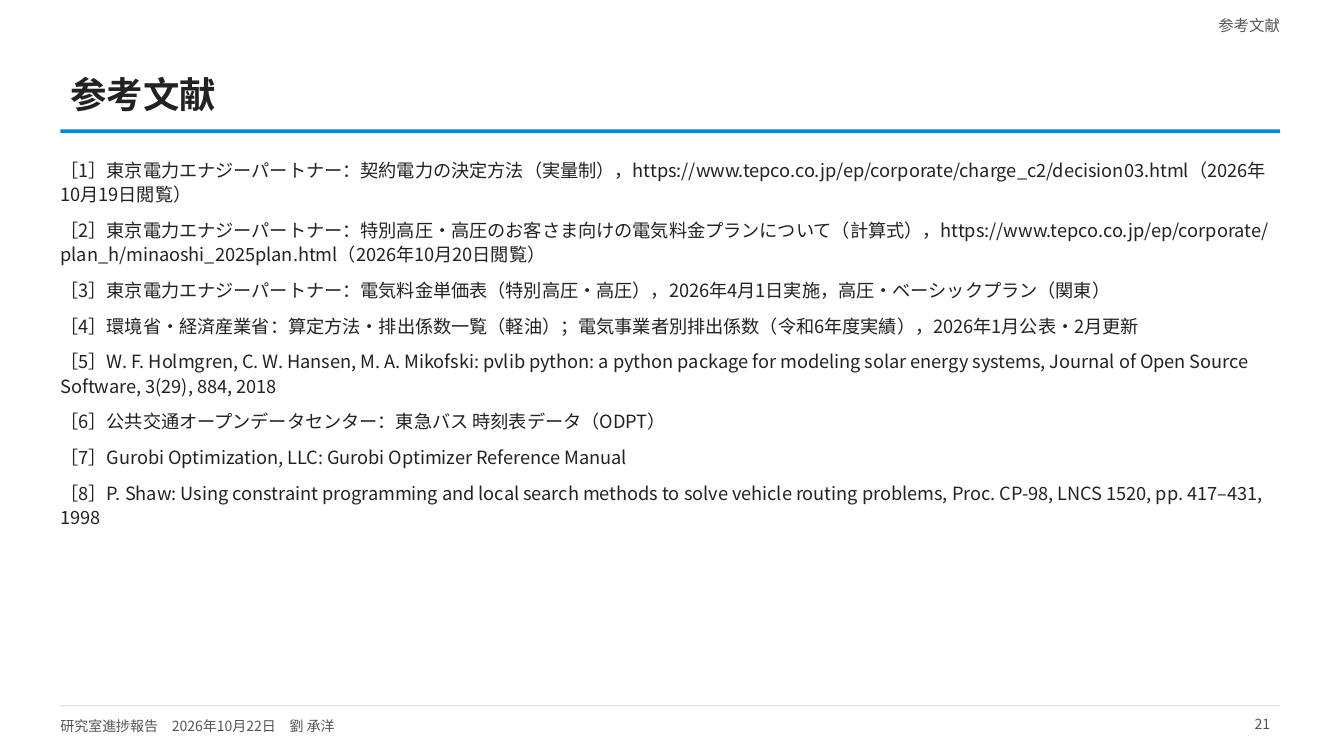
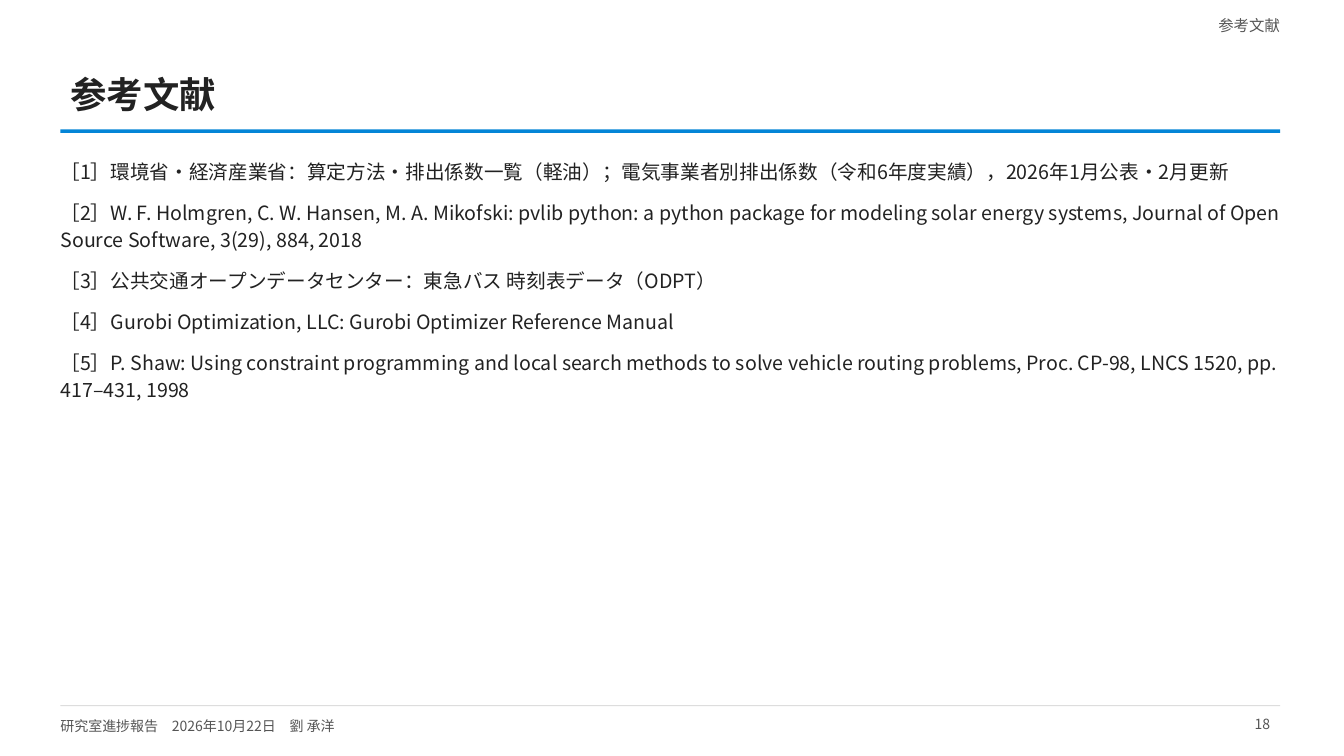
Before and after one commit to CYLIU2003/master-course, a slide deck: slide 18 of outcome/2026-10-22_lab_progress/lab_progress_20261022.pptx (slide 21 before the commit). Drawn at 1344x756 pixels with LibreOffice and Linux fonts; fonts in the diff are those of the drawing. Boxes give left, top, right and bottom in pixels: in the first picture for what was removed or moved away, otherwise in the second. Text is boxed around its words. In the diff, an @@ line names an element or a change of style, - is before the commit and + after.

```diff
--- a/outcome/2026-10-22_lab_progress/lab_progress_20261022.pptx
+++ b/outcome/2026-10-22_lab_progress/lab_progress_20261022.pptx
@@ text at <box>60,162,1280,401</box>: text changed; size 13 to 14 pt @@
-［1］東京電力エナジーパートナー：契約電力の決定方法（実量制），https://www.tepco.co.jp/ep/corporate/charge_c2/decision03.html（2026年10月19日閲覧）
-［2］東京電力エナジーパートナー：特別高圧・高圧のお客さま向けの電気料金プランについて（計算式），https://www.tepco.co.jp/ep/corporate/plan_h/minaoshi_2025plan.html（2026年10月20日閲覧）
-［3］東京電力エナジーパートナー：電気料金単価表（特別高圧・高圧），2026年4月1日実施，高圧・ベーシックプラン（関東）
-［4］環境省・経済産業省：算定方法・排出係数一覧（軽油）；電気事業者別排出係数（令和6年度実績），2026年1月公表・2月更新
-［5］W. F. Holmgren, C. W. Hansen, M. A. Mikofski: pvlib python: a python package for modeling solar energy systems, Journal of Open Source Software, 3(29), 884, 2018
-［6］公共交通オープンデータセンター：東急バス 時刻表データ（ODPT）
-［7］Gurobi Optimization, LLC: Gurobi Optimizer Reference Manual
-［8］P. Shaw: Using constraint programming and local search methods to solve vehicle routing problems, Proc. CP-98, LNCS 1520, pp. 417–431, 1998
+［1］環境省・経済産業省：算定方法・排出係数一覧（軽油）；電気事業者別排出係数（令和6年度実績），2026年1月公表・2月更新
+［2］W. F. Holmgren, C. W. Hansen, M. A. Mikofski: pvlib python: a python package for modeling solar energy systems, Journal of Open Source Software, 3(29), 884, 2018
+［3］公共交通オープンデータセンター：東急バス 時刻表データ（ODPT）
+［4］Gurobi Optimization, LLC: Gurobi Optimizer Reference Manual
+［5］P. Shaw: Using constraint programming and local search methods to solve vehicle routing problems, Proc. CP-98, LNCS 1520, pp. 417–431, 1998
@@ page number at <box>1255,718,1271,729</box>: text changed @@
-21
+18
```
Also in this commit, not shown: 16 other slides changed, 1 slide added, 4 slides removed, 4 other files.
